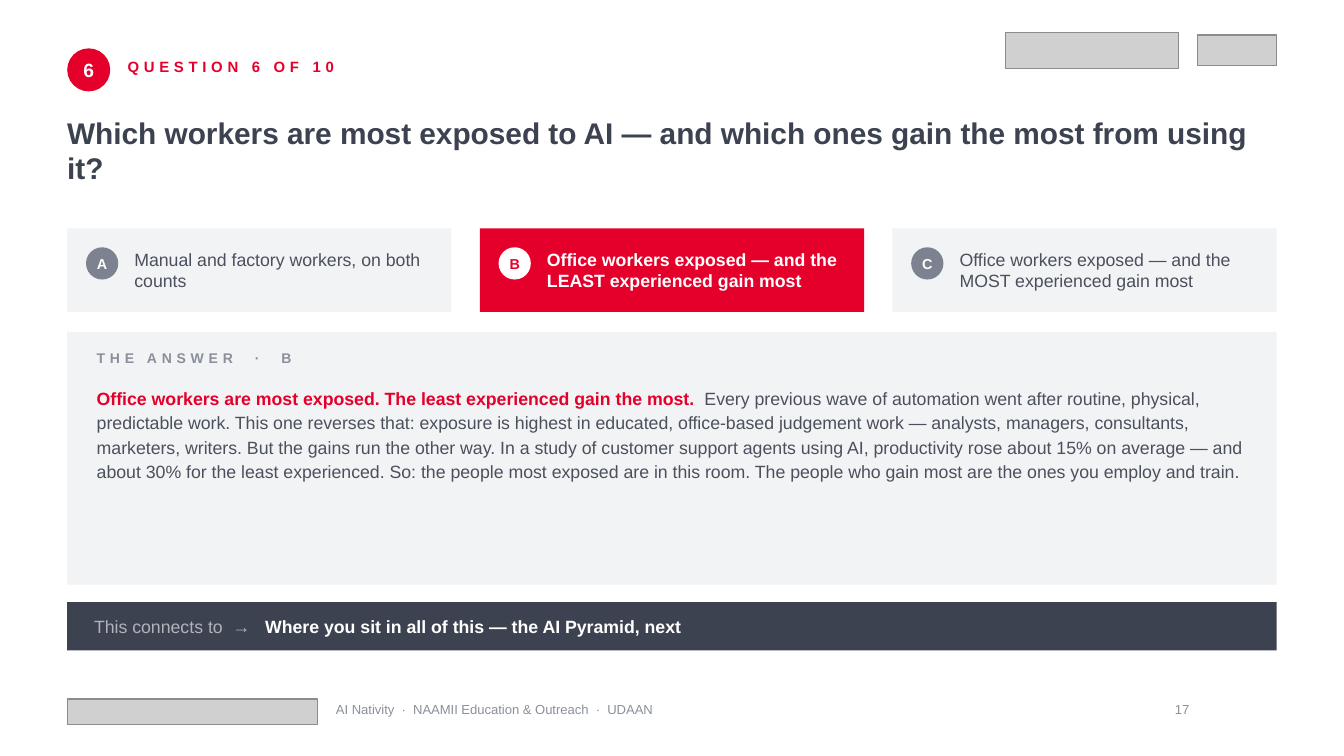
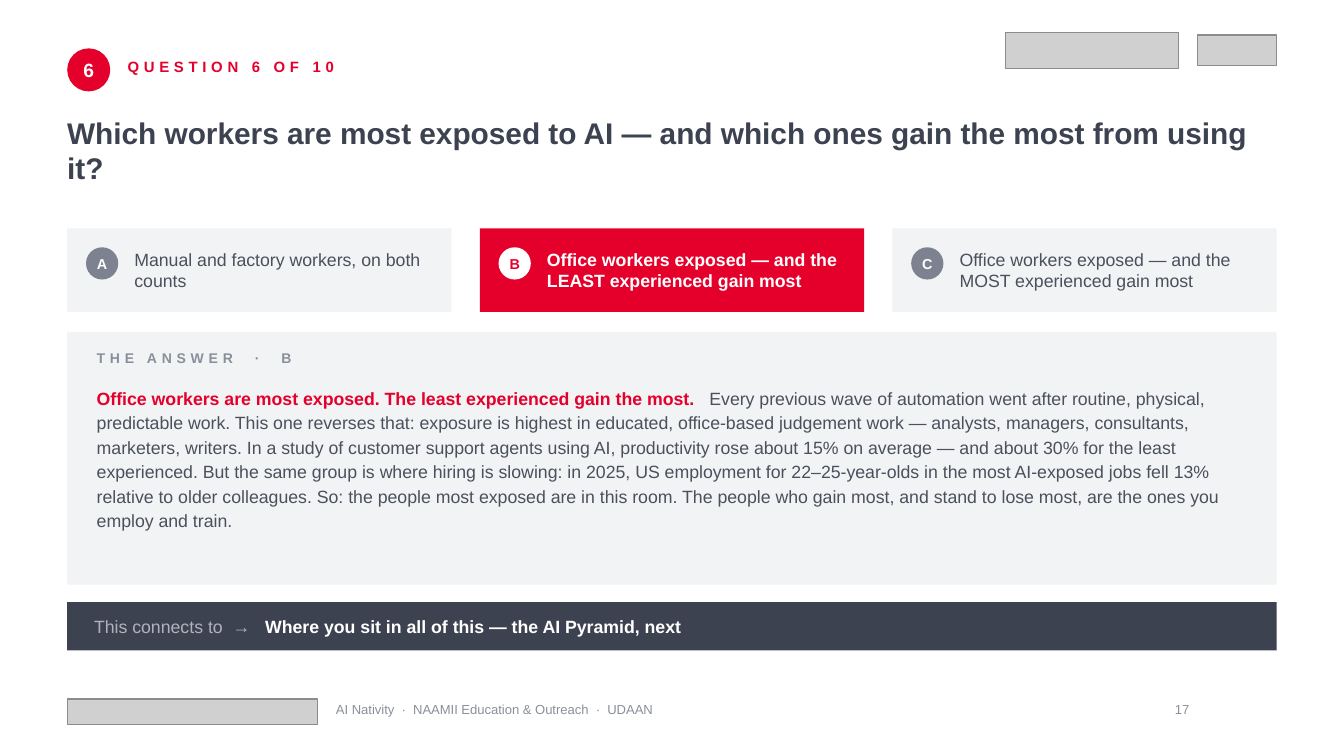
Before and after one commit to gitparihub-NAAMII/EU-UDAAN, a slide deck: slide 17 of AI Native/6-workshops/ai-nativity-2026/final/deck/ai-nativity-2026.pptx. Drawn at 1344x756 pixels with LibreOffice and Linux fonts; fonts in the diff are those of the drawing; grey boxes stand for pictures; background and template pictures are left out. Boxes give left, top, right and bottom in pixels: in the first picture for what was removed or moved away, otherwise in the second. Text is boxed around its words. In the diff, an @@ line names an element or a change of style, - is before the commit and + after.

```diff
--- a/AI Native/6-workshops/ai-nativity-2026/final/deck/ai-nativity-2026.pptx
+++ b/AI Native/6-workshops/ai-nativity-2026/final/deck/ai-nativity-2026.pptx
@@ text at <box>97,392,1219,531</box>: text changed @@
-Office workers are most exposed. The least experienced gain the most. Every previous wave of automation went after routine, physical, predictable work. This one reverses that: exposure is highest in educated, office-based judgement work — analysts, managers, consultants, marketers, writers. But the gains run the other way. In a study of customer support agents using AI, productivity rose about 15% on average — and about 30% for the least experienced. So: the people most exposed are in this room. The people who gain most are the ones you employ and train.
+Office workers are most exposed. The least experienced gain the most. Every previous wave of automation went after routine, physical, predictable work. This one reverses that: exposure is highest in educated, office-based judgement work — analysts, managers, consultants, marketers, writers. In a study of customer support agents using AI, productivity rose about 15% on average — and about 30% for the least experienced. But the same group is where hiring is slowing: in 2025, US employment for 22–25-year-olds in the most AI-exposed jobs fell 13% relative to older colleagues. So: the people most exposed are in this room. The people who gain most, and stand to lose most, are the ones you employ and train.
```
Also in this commit, not shown: 15 other slides changed, 5 other files.
